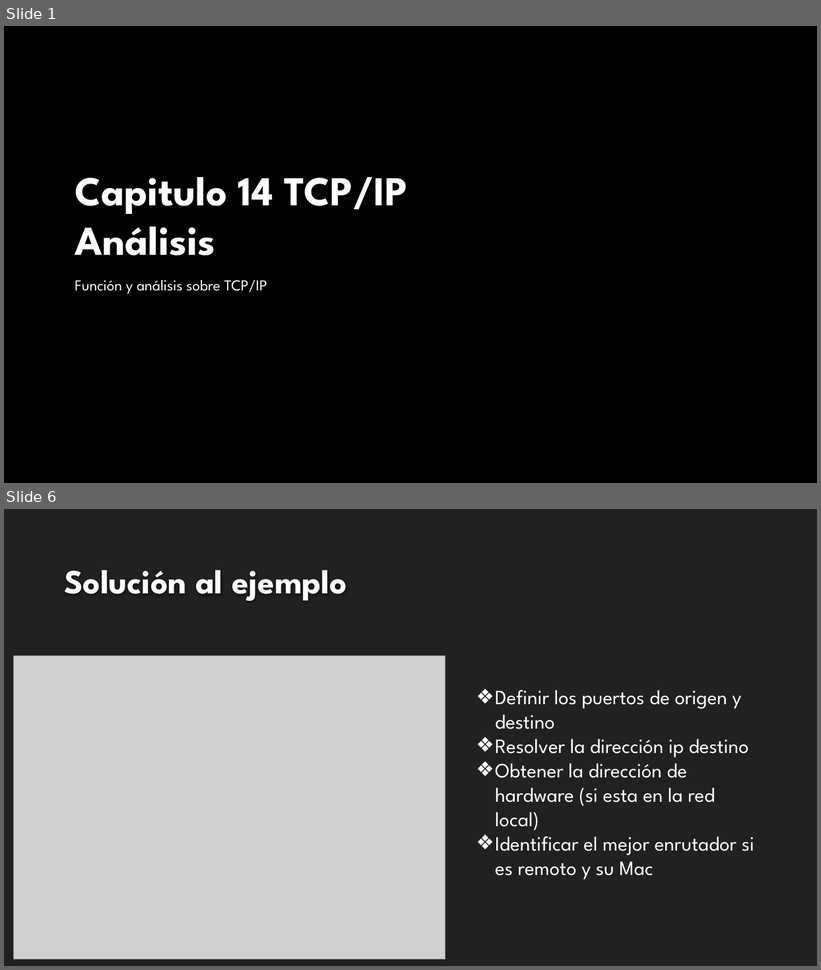
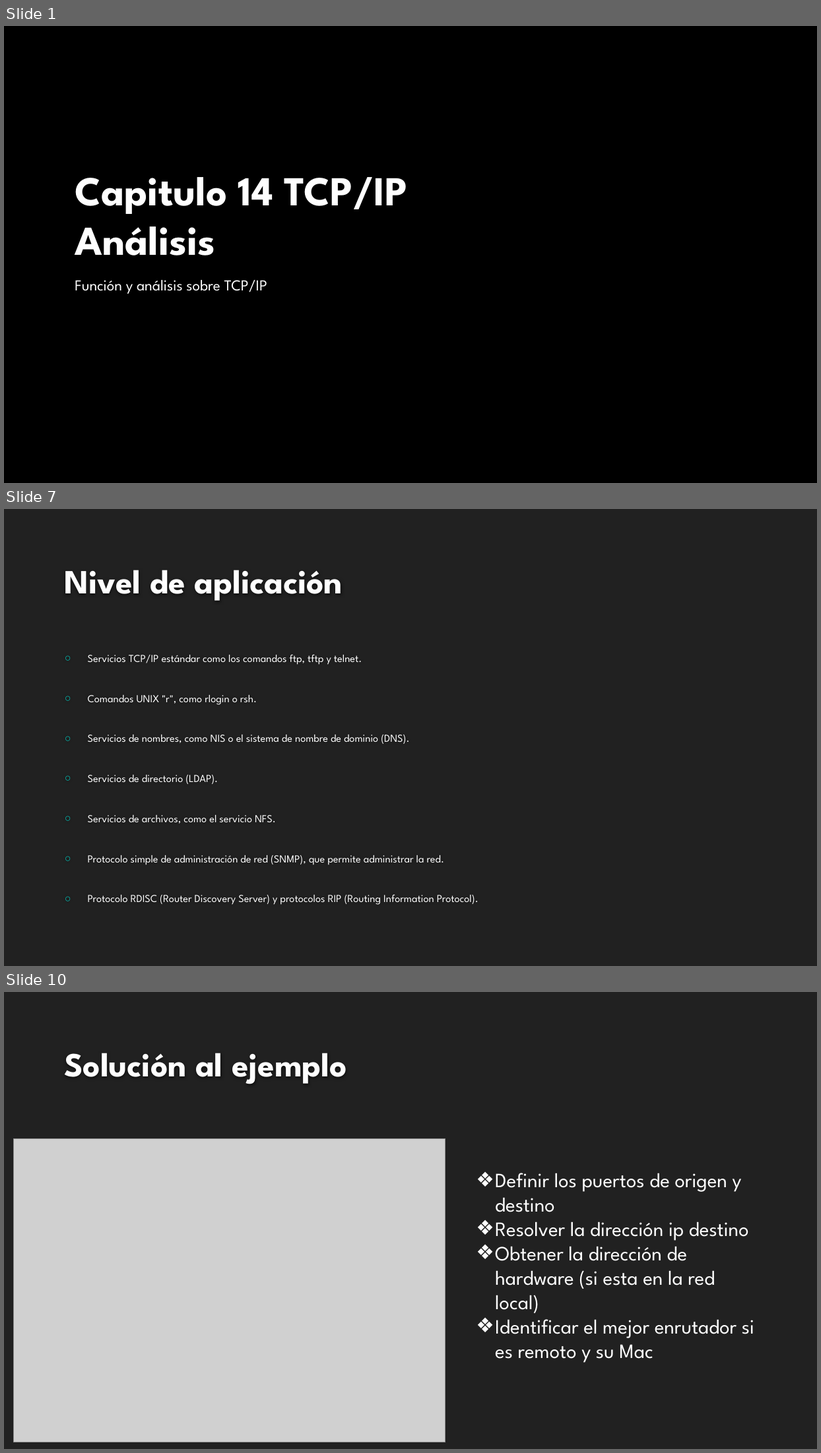
Before and after one commit to Omar-Vazquez-C/Tareas-Telecom, a slide deck: Presentacion Chapter 14 Vazquez Canto Andres.pptx. Shown one above the other, each under a label of ours: slides 1 and 6 before the commit, slides 1, 7 and 10 after it; the slides between them are not shown. The pictures are 821x970 and 821x1453 pixels, drawn with LibreOffice and Linux fonts; fonts in the diff are those of the drawing; grey boxes stand for pictures; background and template pictures are left out. Boxes give left, top, right and bottom in pixels: in the first picture for what was removed or moved away, otherwise in the second. Text is boxed around its words. In the diff, an @@ line names an element or a change of style, - is before the commit and + after.

```diff
--- a/Presentacion Chapter 14 Vazquez Canto Andres.pptx
+++ b/Presentacion Chapter 14 Vazquez Canto Andres.pptx
@@ slide 7 added at box(4, 509, 817, 966), background #212121 @@
@@ title added at box(64, 570, 343, 601), 40 pt, text #FEFEFE, bold @@
+Nivel de aplicación
@@ text added at box(88, 654, 479, 905), 12.6 pt, text #FFFFFF @@
+○ Servicios TCP/IP estándar como los comandos ftp, tftp y telnet.
+○ Comandos UNIX "r", como rlogin o rsh.
+○ Servicios de nombres, como NIS o el sistema de nombre de dominio (DNS).
+○ Servicios de directorio (LDAP).
+○ Servicios de archivos, como el servicio NFS.
+○ Protocolo simple de administración de red (SNMP), que permite administrar la red.
+○ Protocolo RDISC (Router Discovery Server) y protocolos RIP (Routing Information Protocol).
@@ what was slide 6 is now slide 10 @@
```
Also in this commit, not shown: 3 slides changed, 4 other slides added, 9 slides removed.
